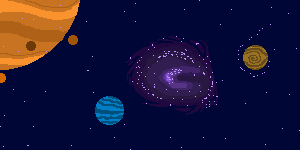
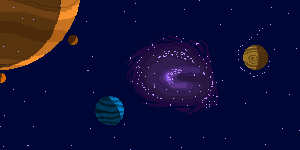
Layers edited between the first and the second 300x150 image:
painted on "Laag 1" over [0, 0, 269, 125]
